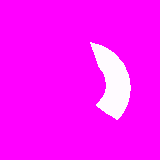
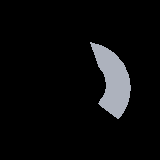
The second 160px x 160px image is a revision of the first. Changes to its layers:
painted on "atk_jump_slash_2_motion_0" over 90, 42, 131, 120
added layer "motion-background" above "Background" over 0, 0, 160, 160
